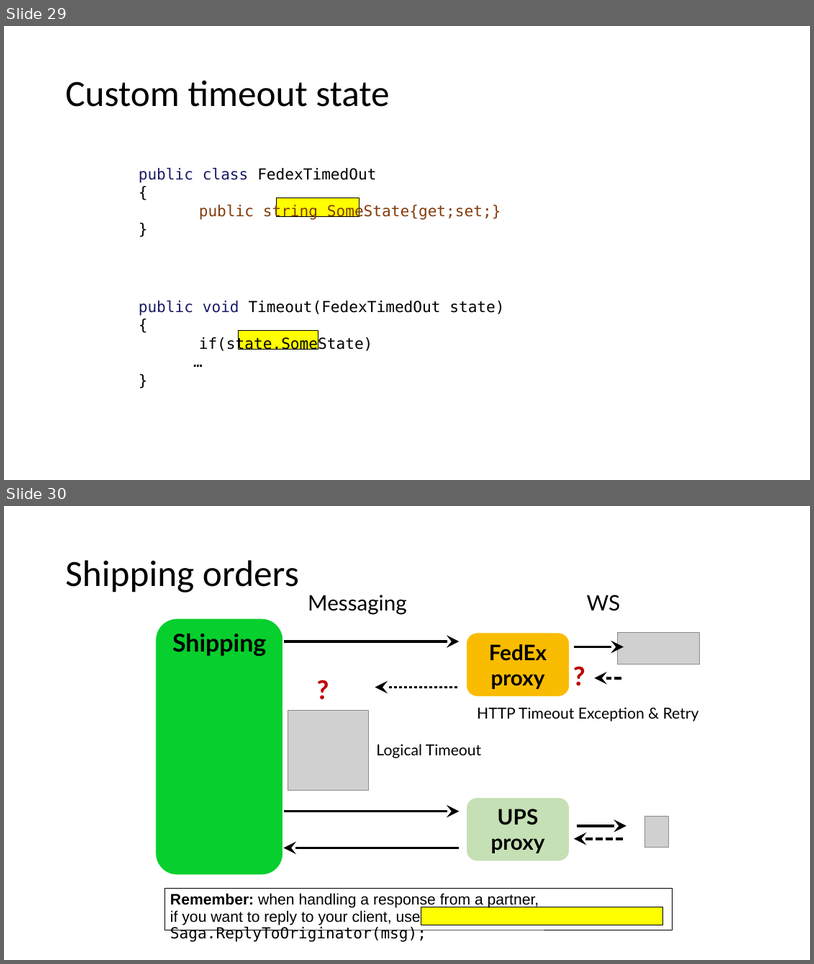
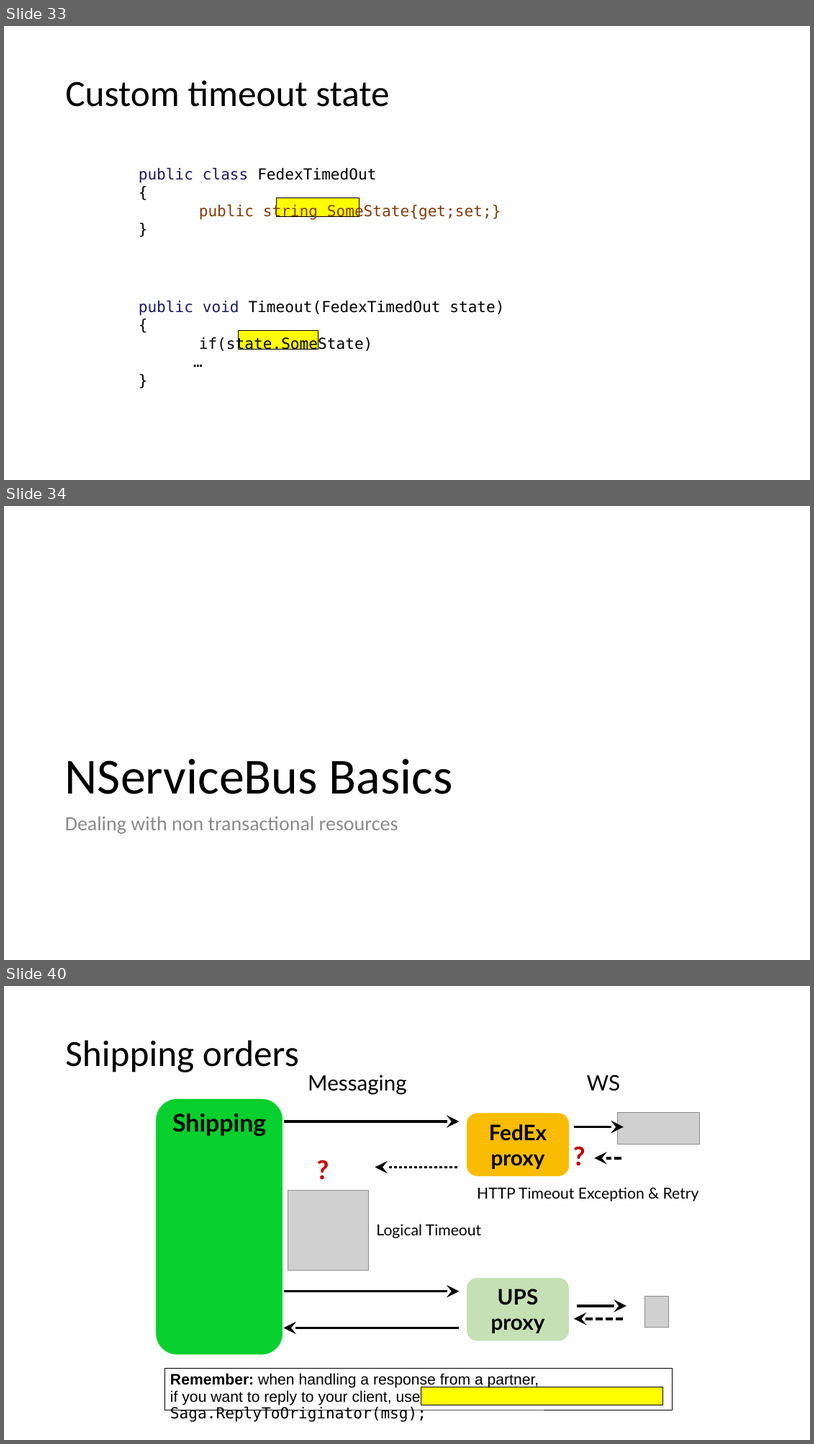
Before and after one commit to Particular/SagaMasterClass, a slide deck: SagaMasterClass.pptx. Shown one above the other, each under a label of ours: slides 29 and 30 before the commit, slides 33, 34 and 40 after it; the slides between them are not shown. The pictures are 814x964 and 814x1444 pixels, drawn with LibreOffice and Linux fonts; fonts in the diff are those of the drawing; grey boxes stand for pictures. Boxes give left, top, right and bottom in pixels: in the first picture for what was removed or moved away, otherwise in the second. Text is boxed around its words. In the diff, an @@ line names an element or a change of style, - is before the commit and + after.

Commit message:
Added some nsb basics slides

```diff
--- a/SagaMasterClass.pptx
+++ b/SagaMasterClass.pptx
@@ slide 34 added at box(4, 506, 810, 960), background #FFFFFF @@
@@ title added at box(65, 759, 453, 794), 60 pt, text #000000 @@
+NServiceBus Basics
@@ text added at box(65, 816, 399, 834), 24 pt, text #8C8C8C @@
+Dealing with non transactional resources
@@ what was slide 29 is now slide 33 @@
@@ what was slide 30 is now slide 40 @@
```
Also in this commit, not shown: 7 slides changed, 9 other slides added.
